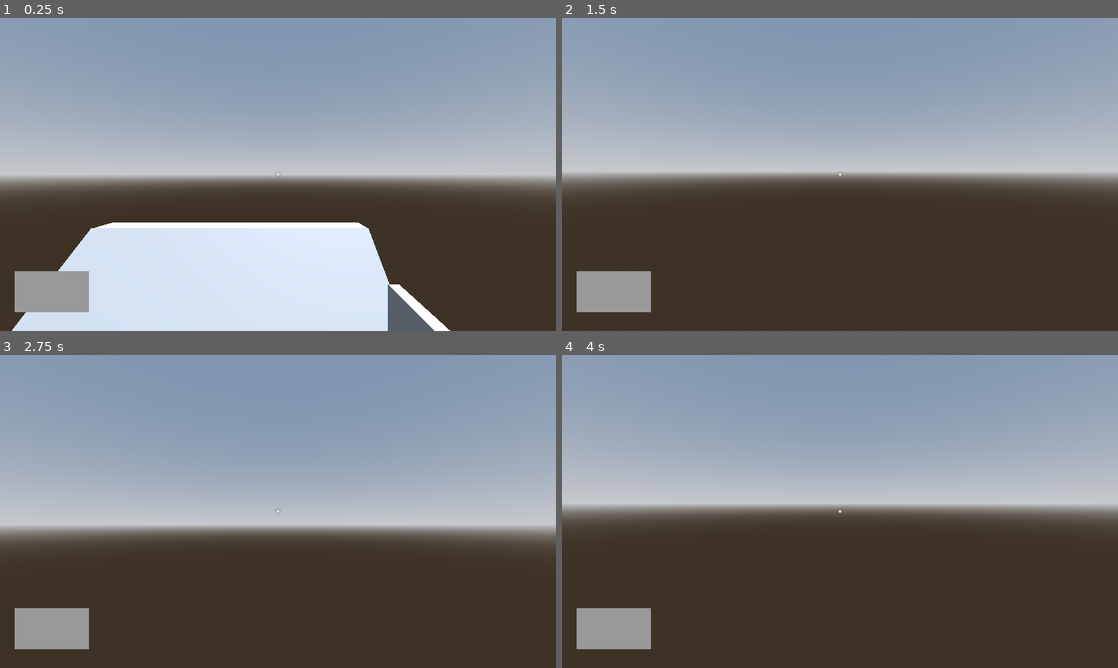
Above: before the commit, frames 1-4 (two rows, left to right).
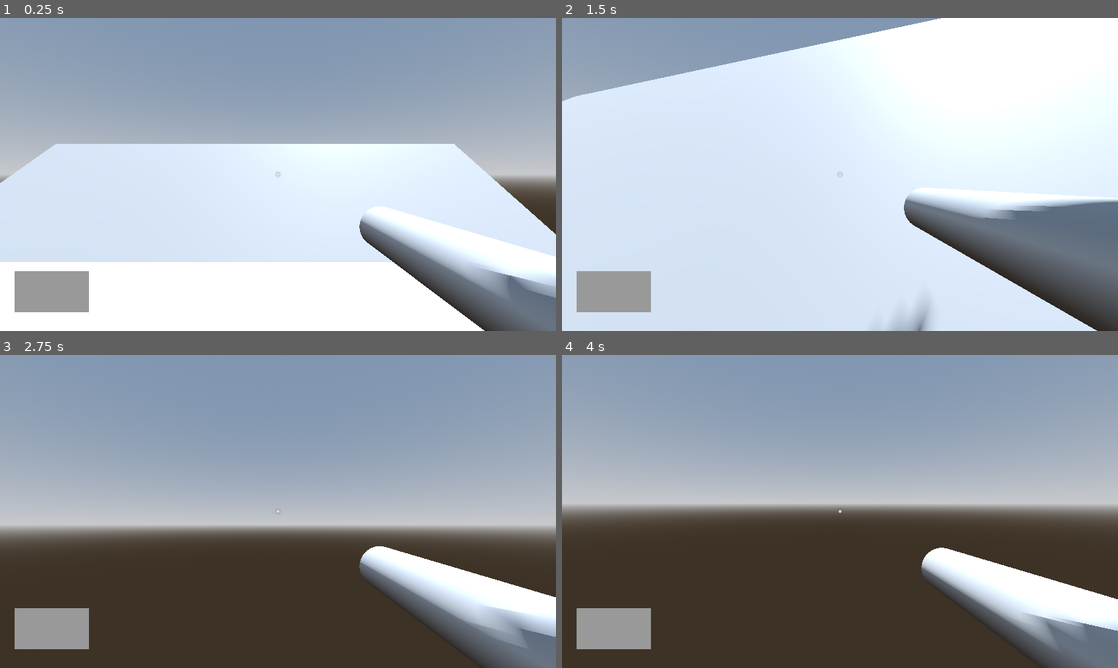
Above: after the commit, the same moments.

Repository: piksalchaos/spadooshka
Game: Godot game, scene res://scenes/test_world.tscn
Same seed, same stepped clock (60 frames per second), same inputs: the game is played once before the commit and once after it.
Inputs (mouse positions are in pixels of both pictures, inside the frame that each line leads up to):
- Up to frame 1 (0.25 s): no input
- Up to frame 2 (1.5 s): move the mouse to (867, 174) at 0.52 s; hold W (forward) from 0.53 s (still down); tap E (interact) at 0.6 s; tap Space (jump) at 0.77 s; move the mouse to (812, 174) at 1.27 s; tap Mouse wheel down (item_slot_left) at 1.35 s
- Up to frame 3 (2.75 s): keep holding W (forward); tap Space (jump) at 1.52 s; move the mouse to (289, 505) at 2.02 s; hold Mouse wheel up (item_slot_right) from 2.03 s (still down)
- Up to frame 4 (4 s): keep holding W (forward); move the mouse to (834, 517) at 2.77 s; release Mouse wheel up (item_slot_right) at 2.78 s; click (834, 517) at 2.85 s; tap Space (jump) at 3.02, 3.77 s; move the mouse to (878, 514) at 3.52 s; hold Right mouse button (use_item) from 3.53 s (still down)

The runs differ from the first frame. In frame 1, 48% of the frame differs, in the area x 0-100%, y 40-100%; in frame 2, 88%, in the area x 0-100%, y 0-100%; in frame 3, 7.6%; in frame 4, 7.5%.

Commit message:
changed box color and some variables

Diff:
--- a/scenes/loot_box.tscn
+++ b/scenes/loot_box.tscn
@@ -1,10 +1,14 @@
-[gd_scene load_steps=4 format=3 uid="uid://bynxv5w268ees"]
+[gd_scene load_steps=5 format=3 uid="uid://by0mye1dj10gn"]
 
 [ext_resource type="Script" path="res://scenes/loot_box.gd" id="1_hhbn5"]
 
 [sub_resource type="BoxShape3D" id="BoxShape3D_43mc8"]
 
+[sub_resource type="StandardMaterial3D" id="StandardMaterial3D_xuskm"]
+albedo_color = Color(1, 0.141176, 1, 1)
+
 [sub_resource type="BoxMesh" id="BoxMesh_3xsiv"]
+material = SubResource("StandardMaterial3D_xuskm")
 
 [node name="LootBox" type="StaticBody3D"]
 script = ExtResource("1_hhbn5")
--- a/scenes/player.gd
+++ b/scenes/player.gd
@@ -11,7 +11,7 @@
 
 const MAX_ITEM_COUNT: int = 3
 const DEFAULT_SPEED: float = 10.0
-const BOOSTED_SPEED: float = 16.0
+const BOOSTED_SPEED: float = 20.0
 const DEFAULT_JUMP_VELOCITY: float = 7.0
 const BOOSTED_JUMP_VELOCITY: float = 12.0
 
--- a/scenes/player.tscn
+++ b/scenes/player.tscn
@@ -151,6 +151,6 @@
 target_position = Vector3(0, 0, -5)
 
 [node name="SpeedBoostTimer" type="Timer" parent="."]
-wait_time = 15.0
+wait_time = 10.0
 
 [connection signal="timeout" from="SpeedBoostTimer" to="." method="_on_speed_boost_timer_timeout"]
--- a/scenes/test_world.tscn
+++ b/scenes/test_world.tscn
@@ -39,11 +39,10 @@
 environment = SubResource("Environment_h1gcq")
 
 [node name="Test Environment" parent="." instance=ExtResource("1_ok3hk")]
-transform = Transform3D(1, 0, 0, 0, 1, 0, 0, 0, 1, -1.7389, -2.00995, -3.34783)
+transform = Transform3D(3, 0, 0, 0, 3, 0, 0, 0, 3, -1.7389, -2.00995, -3.34783)
 
 [node name="Player" parent="." instance=ExtResource("2_ld57g")]
 transform = Transform3D(1, 0, 0, 0, 1, 0, 0, 0, 1, 0, 0.903215, 0)
-visible = false
 
 [node name="CanvasLayer" type="CanvasLayer" parent="."]
 
Not shown: 1 places in scenes/test_world.tscn that only renumber resources
